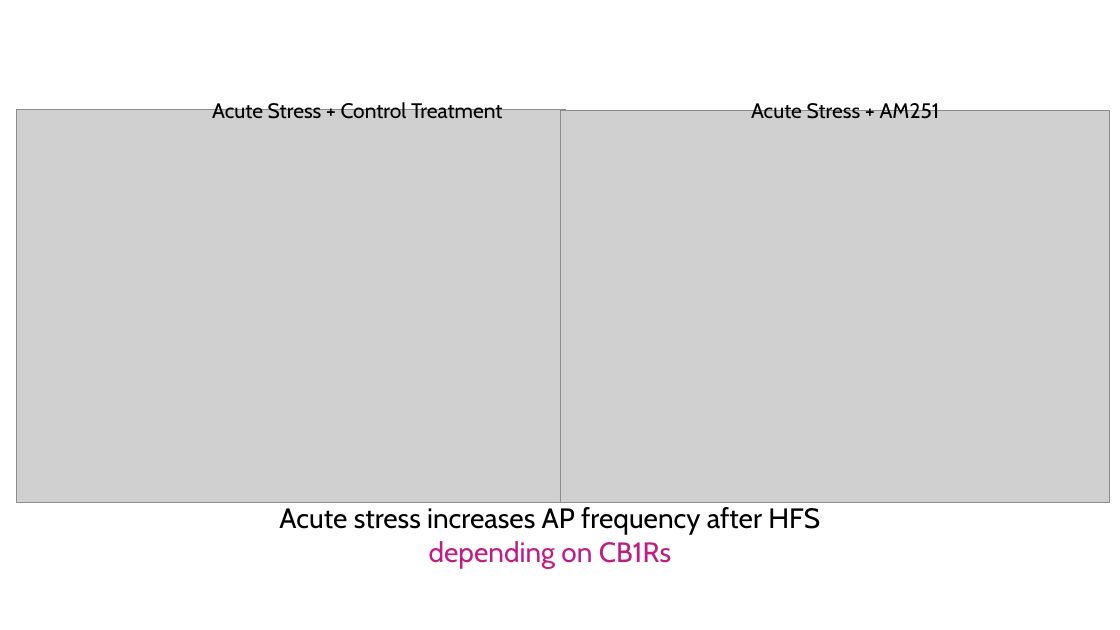
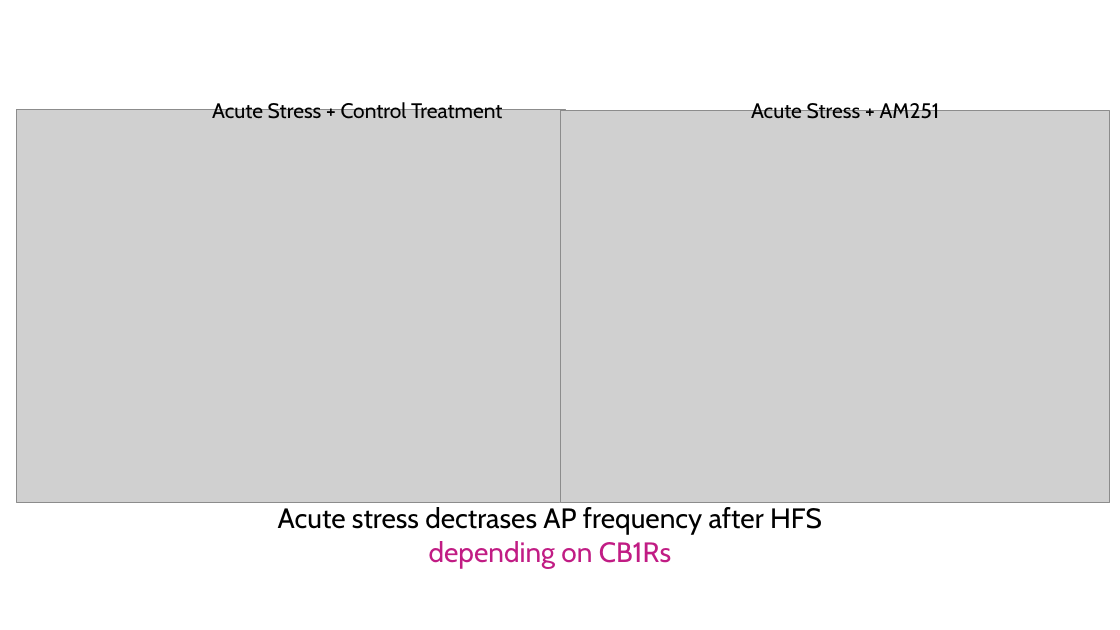
Before and after one commit to rmuzzatti/honours, a slide deck: slide 17 of Presentations/data_presentation_20250703.pptx. Drawn at 1120x630 pixels with LibreOffice and Linux fonts; fonts in the diff are those of the drawing; grey boxes stand for pictures. Boxes give left, top, right and bottom in pixels: in the first picture for what was removed or moved away, otherwise in the second. Text is boxed around its words. In the diff, an @@ line names an element or a change of style, - is before the commit and + after.

Commit message:
edit

```diff
--- a/Presentations/data_presentation_20250703.pptx
+++ b/Presentations/data_presentation_20250703.pptx
@@ text at (278,507,822,568): text changed @@
-Acute stress increases AP frequency after HFS depending on CB1Rs
+Acute stress dectrases AP frequency after HFS depending on CB1Rs
```
